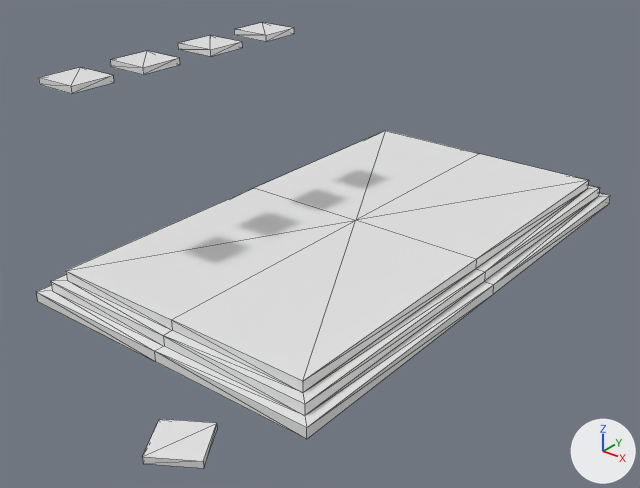
What one commit did to the COLLADA model art/meshes/props/temple_unfinished.dae.
One viewpoint serves both versions: a camera (50 mm lens) standing at (0.258, -0.353, 0.213) and looking at (0.009, -0.043, 0.021). Lighting does not change. The marker at lower right points along +X, +Y and +Z. Mesh edges are drawn as thin lines. Materials are left out; every surface is plain grey.

The older version as bpy lines, for what is in view:
```python
me_doric_capital_05mesh_001 = bpy.data.meshes.new('Doric_Capital_05Mesh.001')
me_doric_capital_05mesh_001.from_pydata(...)  # 89 vertices, 138 faces; spans x -8.9..4.38, y -13.41..-6.75, z -0.01..4.35
me_doric_capital_05mesh_001.materials.append(mat_material_001)
ob_doric_capital_05_pivot = bpy.data.objects.new('Doric_Capital_05-Pivot', me_doric_capital_05mesh_001)
ob_doric_capital_05_pivot.location = (-0.256, 0.0333, 0.0)
ob_doric_capital_05_pivot.rotation_euler = (0.0, 0.0, 1.571)  # degrees (0, 0, 90)
ob_doric_capital_05_pivot.scale = (0.0254, 0.0254, 0.0254)
```
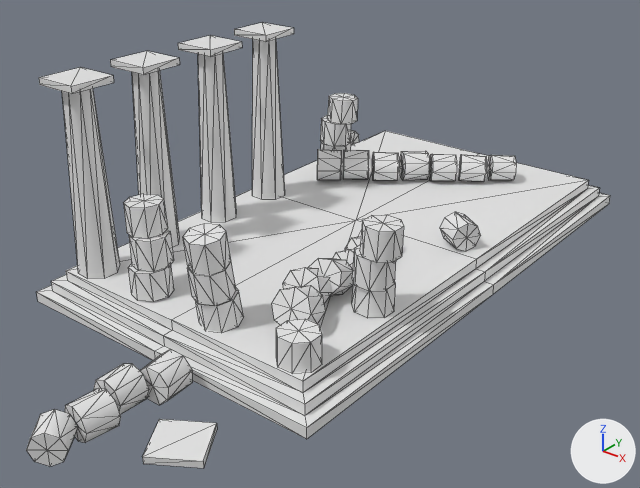
Commit message: Much improved Unfinished Greek Temple ruins models

The change, as a list of edits to the scene's bpy script:
```text
Change me_doric_capital_05mesh_001:
    used by ob_doric_capital_05_pivot; location = (-0.256, 0.0333, 0.0); rotation_euler = (0.0, 0.0, 1.571), in degrees (0, 0, 90); scale = (0.0254, 0.0254, 0.0254)
    remove me_doric_capital_05mesh_001.from_pydata(...)  # 89 vertices, 138 faces; spans x -8.9..4.38, y -13.41..-6.75, z -0.01..4.35
    add me_doric_capital_05mesh_001.from_pydata(...)  # 729 vertices, 1226 faces; spans x -0.06..0.11, y -0.27..0.07, z -0.02..0.09
    me_doric_capital_05mesh_001 part 1: a new loose piece, an 8-sided cylinder along y spanning x -0.006..0.01, y 0.018..0.031, z -0.016..0.0
    me_doric_capital_05mesh_001 part 2: a new loose piece, an 8-sided cylinder along z spanning x -0.051..-0.034, y -0.03..-0.014, z -0.001..0.012
    me_doric_capital_05mesh_001 part 3: the loose piece of 8 vertices spanning x -8.9..-7.68, y -12.67..-11.45, z -0.01..0.12 is scaled about its middle by (0.0196, 0.0196, 0.0231), then moved by (8.36, 11.96, 0.03)
    me_doric_capital_05mesh_001 part 4: the loose piece of 49 vertices spanning x -7.0..4.38, y -13.41..-6.75, z 0.0..0.63 is turned -90 degrees about the z axis through its middle and scaled by 0.0231, then moved by (1.33, 9.95, -0.32)
    me_doric_capital_05mesh_001 part 5: the loose piece of 8 vertices spanning x -1.76..-0.88, y -8.06..-7.17, z 4.22..4.35 is turned -90 degrees about the z axis through its middle and scaled by 0.0231, then moved by (1.39, 7.48, -4.2)
    me_doric_capital_05mesh_001 part 6: the loose piece of 8 vertices spanning x -3.35..-2.47, y -8.06..-7.17, z 4.22..4.35 is turned -90 degrees about the z axis through its middle and scaled by 0.0231, then moved by (2.98, 7.59, -4.2)
    me_doric_capital_05mesh_001 part 7: 604 vertices added at x -0.05..0.11, y -0.25..0.07, z -0.02..0.08
Change ob_doric_capital_05_pivot:
    ob_doric_capital_05_pivot.location: (-0.256, 0.0333, 0.0) -> (0.0165, -0.1475, 0.0169)
    ob_doric_capital_05_pivot.rotation_euler: (0.0, 0.0, 1.571) -> (0.0, 0.0, 3.142)  # degrees (0, 0, 90) -> degrees (0, 0, 180)
    ob_doric_capital_05_pivot.scale: (0.0254, 0.0254, 0.0254) -> (1.1, 1.1, 1.1)
```

Changed parts and their boxes (x1, y1, x2, y2) in the pictures (640 x 488 px; the box of a moved part takes in the faces that stretch with it):
'Doric_Capital_05-Pivot', reshaped, moved, turned, rescaled
    before: (37, 22, 610, 468)
    after: (26, 22, 610, 468)
part 1 of me_doric_capital_05mesh_001, added
    after: (94, 363, 149, 415)
part 2 of me_doric_capital_05mesh_001, added
    after: (276, 319, 322, 373)
part 3 of me_doric_capital_05mesh_001, moved or reshaped
    before: (143, 419, 217, 468)
    after: (178, 35, 242, 57)
part 4 of me_doric_capital_05mesh_001, moved or reshaped
    both: (73, 141, 529, 390)
part 5 of me_doric_capital_05mesh_001, moved or reshaped
    both: (234, 22, 294, 42)
part 6 of me_doric_capital_05mesh_001, moved or reshaped
    before: (178, 35, 242, 57)
    after: (39, 67, 114, 94)
part 7 of me_doric_capital_05mesh_001, added
    after: (26, 39, 516, 466)
